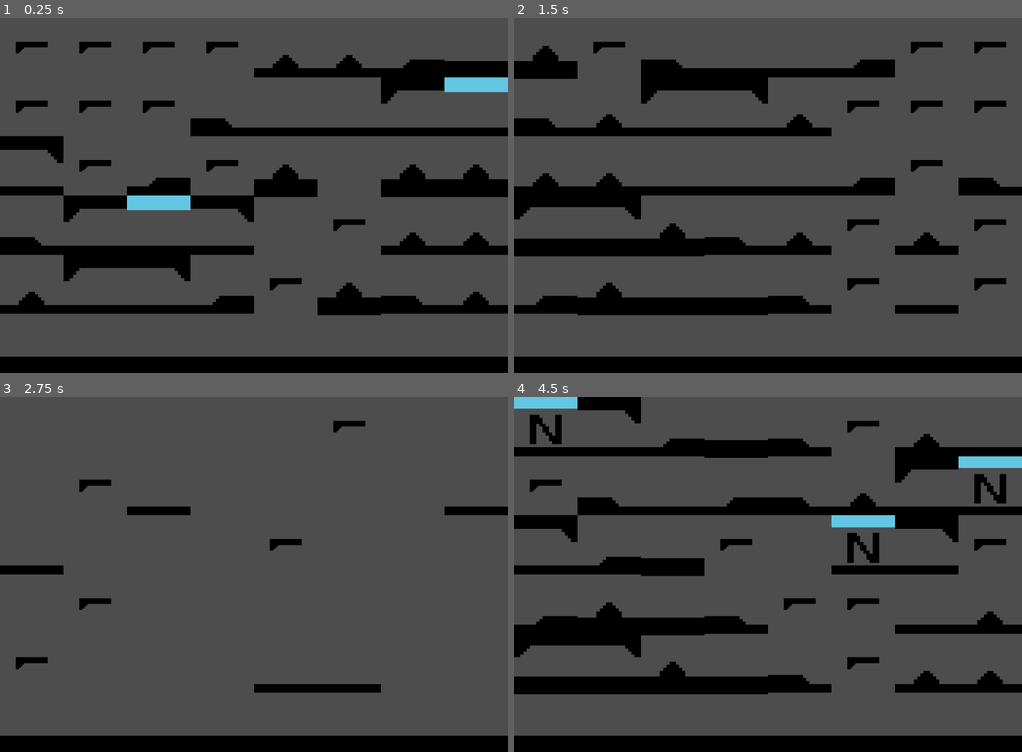
Above: before the commit, frames 1-4 (two rows, left to right).
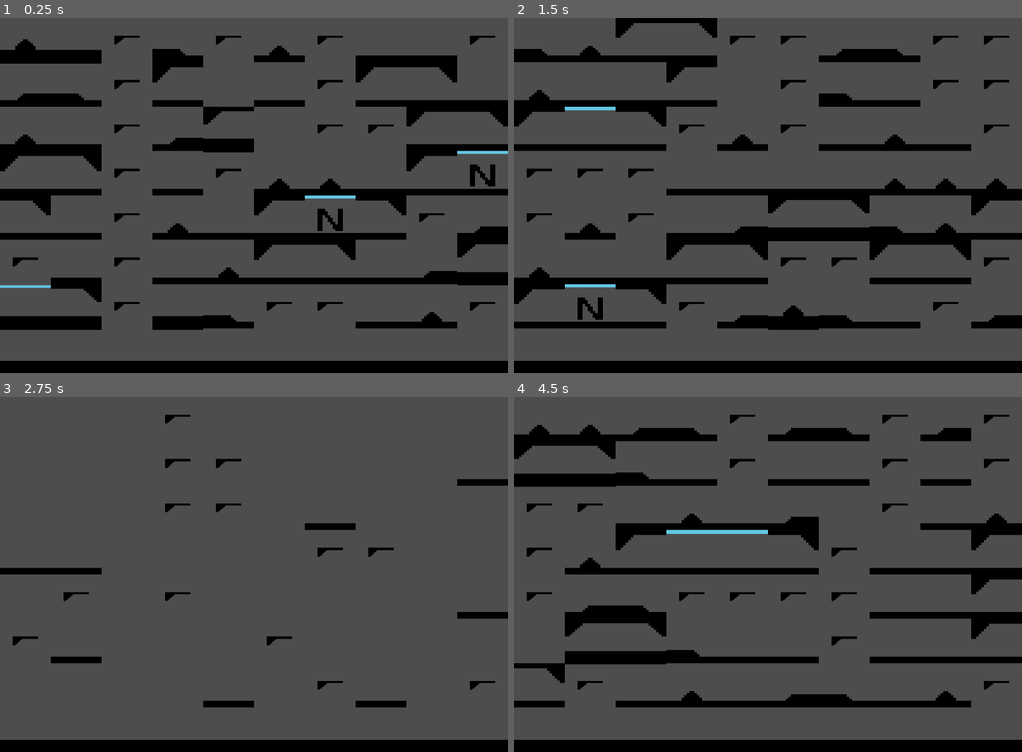
Above: after the commit, the same moments.

Repository: Deiuca/WaveFunctionCollapse
Game: Godot game, scene res://progetto.tscn
The game is run twice, just before and just after one commit, with the same random seed, the same clock (stepped at 60 frames per second) and the same inputs.
Inputs:
- Up to frame 1 (0.25 s): no input
- Up to frame 2 (1.5 s): tap Enter at 0.5 s; hold R 0.53-1.28 s; tap R at 1.35 s
- Up to frame 3 (2.75 s): tap Space at 2 s; hold R from 2.03 s (still down)
- Up to frame 4 (4.5 s): release R at 2.78 s; tap R at 2.85, 4.35 s; tap Enter at 3.5 s; hold R 3.53-4.28 s

The runs differ from the first frame. In frame 1, 31% of the frame differs, in the area x 0-100%, y 5-97%; in frame 2, 30%; in frame 3, 5.3%; in frame 4, 33%, in the area x 0-100%, y 0-97%.

Commit message:
Commit pre-Perlin Update

Diff:
--- a/Componenti/componente_HiToLo_pavimento.tscn
+++ b/Componenti/componente_HiToLo_pavimento.tscn
@@ -5,4 +5,4 @@
 
 [node name="HiToLo" instance=ExtResource("1_5ewoi")]
 texture = ExtResource("2_yx8e8")
-bordi = ["", "A", "P", ""]
+bordi = ["", "A", "P", "M"]
--- a/Componenti/componente_LoToHi_pavimento.tscn
+++ b/Componenti/componente_LoToHi_pavimento.tscn
@@ -5,4 +5,4 @@
 
 [node name="LoToHi" instance=ExtResource("1_ogta5")]
 texture = ExtResource("2_85tgc")
-bordi = ["", "P", "A", ""]
+bordi = ["", "P", "A", "M"]
--- a/Generatore_livello.gd
+++ b/Generatore_livello.gd
@@ -81,13 +81,14 @@
 		var randIndx = randomGenerator.randi_range(self.width, (self.width*self.height)-self.width)
 		self.celle[randIndx].set_prefab($Prefab_Utilizzati/Pavimento)
 
+	#Collassa aria per garantire percorso
 	for i in range(self.height-1):
 		var randIndx = (i*self.width)+randomGenerator.randi_range(0,self.width-1)
 		print(randIndx)
-		if randi() % 2 == 0:
-			self.celle[randIndx].set_prefab($Prefab_Utilizzati/Aria_pavimento, true)
-		else:
-			self.celle[randIndx].set_prefab($Prefab_Utilizzati/Aria2, true)
+		self.celle[randIndx].set_prefab($Prefab_Utilizzati/Aria_pavimento, true)
+		randIndx = (i*self.width)+randomGenerator.randi_range(0,self.width-1)
+		self.celle[randIndx].set_prefab($Prefab_Utilizzati/Aria_pavimento, true)
+		print(randIndx)
 
 	#Collassa Pavimento
 	for e in range((self.width*self.height)-self.width, (self.width*self.height)):
@@ -108,6 +109,8 @@
 func seleziona_preFab(cella : Cella):
 	if not cella.fisso:
 		var compatibilita = cella.compatibilita()
+		if cella.name == "@Node2D@5":
+			pass
 		var compatibili = []
 		for pref in self.tipi_celle:
 			var eGiusto = true
--- a/PreFabbricati/prefab_room_alta_entrace_Sx.tscn
+++ b/PreFabbricati/prefab_room_alta_entrace_Sx.tscn
@@ -10,7 +10,6 @@
 
 [node name="Componente" parent="." index="0" instance=ExtResource("2_55516")]
 position = Vector2(10, 4)
-bordi = ["", "", "S", ""]
 
 [node name="Componente2" parent="." index="1" instance=ExtResource("3_qg41s")]
 position = Vector2(10, 16)
--- a/PreFabbricati/prefab_room_entrace.tscn
+++ b/PreFabbricati/prefab_room_entrace.tscn
@@ -12,7 +12,6 @@
 [node name="Componente" parent="." index="0" instance=ExtResource("2_jikcb")]
 position = Vector2(10, 4.5)
 scale = Vector2(1, 1.125)
-bordi = ["", "", "S", ""]
 
 [node name="Componente2" parent="." index="1" instance=ExtResource("3_7yfrt")]
 position = Vector2(0, 17)
--- a/Scripts/GeneratoreLivello/Cella.gd
+++ b/Scripts/GeneratoreLivello/Cella.gd
@@ -36,7 +36,7 @@
 	var sopra = self.vicini[1].get_bordi()[3] if self.vicini[1] != null else ""
 	result.append(sopra)
 	#Sx
-	var sx = self.vicini[3].get_bordi()[2] if self.vicini[3] != null else ""
+	var sx = self.vicini[3].get_bordi()[2] if self.vicini[3] != null else ("P" if randi() % 2 == 0 else "A")
 	result.append(sx)
 	#Dx
 	var dx = self.vicini[4].get_bordi()[1] if self.vicini[4] != null else ""
--- a/generatore_livello.tscn
+++ b/generatore_livello.tscn
@@ -19,10 +19,6 @@
 
 [node name="Prefab_Utilizzati" type="Node2D" parent="."]
 visible = false
-
-[node name="Aria2" parent="Prefab_Utilizzati" instance=ExtResource("2_85f7g")]
-position = Vector2(138.387, 236.505)
-bordi = ["O", "A", "A", "O"]
 
 [node name="Aria_pavimento" parent="Prefab_Utilizzati" instance=ExtResource("2_85f7g")]
 
@@ -49,3 +45,6 @@
 position = Vector2(11.3928, 13.2712)
 
 [node name="Room_Nemico" parent="Prefab_Utilizzati" instance=ExtResource("13_f6ta3")]
+
+[node name="Aria" parent="Prefab_Utilizzati" instance=ExtResource("2_85f7g")]
+bordi = ["O", "A", "A", "O"]
--- a/progetto.tscn
+++ b/progetto.tscn
@@ -8,6 +8,5 @@
 
 [node name="Generatore Livello" parent="." instance=ExtResource("1_sds8f")]
 position = Vector2(2.08165e-12, 2.08165e-12)
-width = 8
-height = 6
-generator_seed = 1237
+height = 8
+generator_seed = 318
Binary file changed: Textures/Components/EdgeDx_Soffitto.png
Binary file changed: Textures/Components/EdgeSx_Soffitto.png
Binary file changed: Textures/Components/Soffito.png
